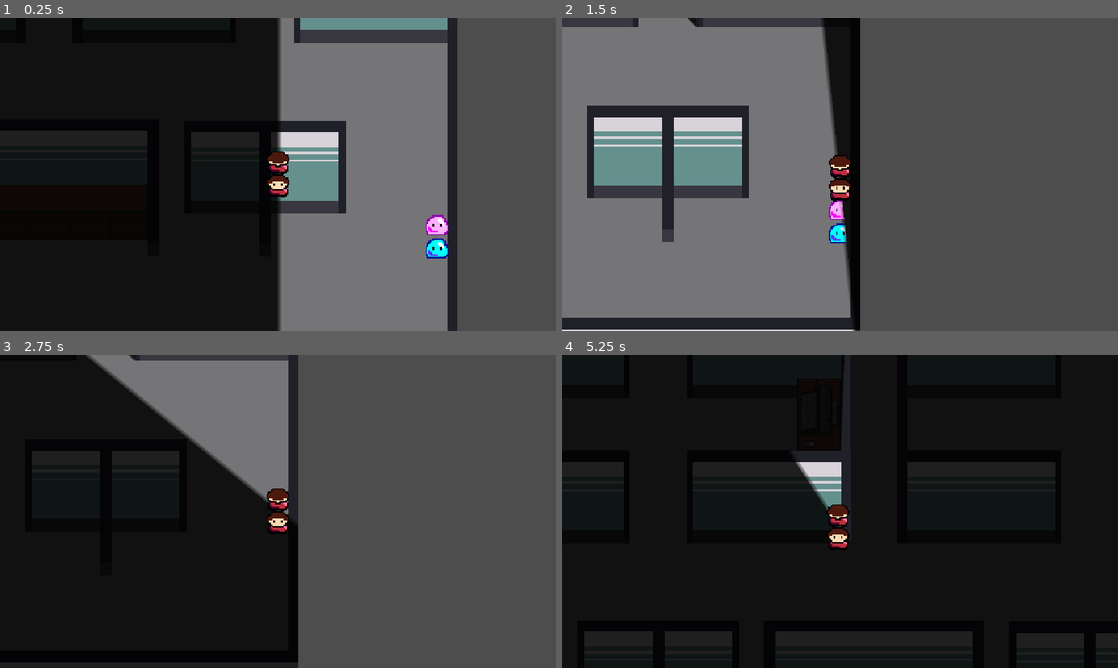
Above: before the commit, frames 1-4 (two rows, left to right).
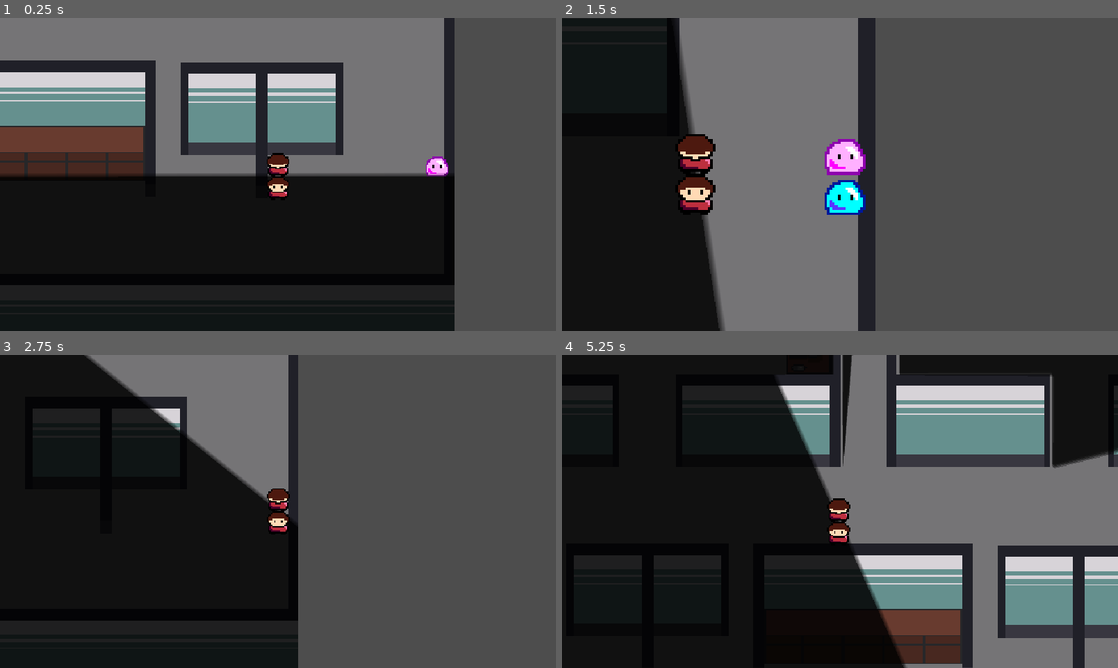
Above: after the commit, the same moments.

Repository: ygda-org/brackeys-26.2
Game: Godot game, scene res://main/main.tscn
Same seed, same stepped clock (60 frames per second), same inputs: the game is played once before the commit and once after it. Sound files missing from this copy of the repository are replaced by a short silence.
Inputs (mouse positions are in pixels of both pictures, inside the frame that each line leads up to):
- Up to frame 1 (0.25 s): no input
- Up to frame 2 (1.5 s): move the mouse to (962, 158) at 0.52 s; hold D (right) 0.53-1.28 s; click (962, 158) at 0.6 s; move the mouse to (728, 190) at 1.27 s; hold S (down) from 1.28 s (still down); click (728, 190) at 1.35 s
- Up to frame 3 (2.75 s): move the mouse to (333, 442) at 2.02 s; release S (down) at 2.03 s; hold D (right) from 2.03 s (still down); click (333, 442) at 2.1 s
- Up to frame 4 (5.25 s): move the mouse to (812, 574) at 2.77 s; release D (right) at 2.78 s; hold W (up) 2.78-3.53 s; click (812, 574) at 2.85 s; move the mouse to (1006, 558) at 3.52 s; hold A (left) 3.53-5.03 s; click (1006, 558) at 3.6 s; move the mouse to (673, 464) at 4.27 s; click (673, 464) at 4.35 s; move the mouse to (867, 511) at 5.02 s; hold S (down) from 5.03 s (still down); click (867, 511) at 5.1 s

The runs differ from the first frame. In frame 1, 45% of the frame differs, in the area x 0-83%, y 0-100%; in frame 2, 35%; in frame 3, 1.3%; in frame 4, 41%.

Commit message:
Level Collisions

Diff:
--- a/level.tscn
+++ b/level.tscn
@@ -6,6 +6,9 @@
 cull_mode = 2
 polygon = PackedVector2Array(17, -419, 164, -419, 164, -521, -164, -521, -164, -419, -17, -419, -17, -355, -166, -355,  …(347 unchanged characters)…
 
+[sub_resource type="RectangleShape2D" id="RectangleShape2D_4tfgf"]
+size = Vector2(153, 64)
+
 [sub_resource type="OccluderPolygon2D" id="OccluderPolygon2D_u52ul"]
 cull_mode = 2
 polygon = PackedVector2Array(-129, -211, -16, -211, -16, 53, -129, 53, -129, -11, -23, -11, -23, -47, -129, -47, -129, -111, -23, -111, -23, -147, -129, -147)
@@ -14,11 +17,53 @@
 cull_mode = 1
 polygon = PackedVector2Array(16, -211, 16, 53, 129, 53, 129, -11, 23, -11, 23, -47, 129, -47, 129, -111, 23, -111, 23, -147, 129, -147, 129, -211)
 
+[sub_resource type="RectangleShape2D" id="RectangleShape2D_vonw3"]
+size = Vector2(6, 165)
+
+[sub_resource type="RectangleShape2D" id="RectangleShape2D_fgc5p"]
+size = Vector2(4, 56)
+
 [sub_resource type="RectangleShape2D" id="RectangleShape2D_u52ul"]
-size = Vector2(20, 645)
-
-[sub_resource type="RectangleShape2D" id="RectangleShape2D_vonw3"]
-size = Vector2(11, 296.25)
+size = Vector2(7, 616)
+
+[sub_resource type="RectangleShape2D" id="RectangleShape2D_xkopx"]
+size = Vector2(328, 63)
+
+[sub_resource type="RectangleShape2D" id="RectangleShape2D_g3tss"]
+size = Vector2(550, 64)
+
+[sub_resource type="RectangleShape2D" id="RectangleShape2D_6fca4"]
+size = Vector2(36, 30)
+
+[sub_resource type="RectangleShape2D" id="RectangleShape2D_0fy01"]
+size = Vector2(28, 19)
+
+[sub_resource type="RectangleShape2D" id="RectangleShape2D_ud35u"]
+size = Vector2(108.994995, 67)
+
+[sub_resource type="RectangleShape2D" id="RectangleShape2D_5xq6g"]
+size = Vector2(106.005005, 64.005005)
+
+[sub_resource type="RectangleShape2D" id="RectangleShape2D_y6cx8"]
+size = Vector2(9, 264)
+
+[sub_resource type="RectangleShape2D" id="RectangleShape2D_eubwq"]
+size = Vector2(106, 64)
+
+[sub_resource type="RectangleShape2D" id="RectangleShape2D_xvnaw"]
+size = Vector2(30, 36)
+
+[sub_resource type="RectangleShape2D" id="RectangleShape2D_lyskc"]
+size = Vector2(8, 94)
+
+[sub_resource type="RectangleShape2D" id="RectangleShape2D_ef5sy"]
+size = Vector2(136, 83)
+
+[sub_resource type="RectangleShape2D" id="RectangleShape2D_dc3b2"]
+size = Vector2(112, 64)
+
+[sub_resource type="RectangleShape2D" id="RectangleShape2D_jj8p3"]
+size = Vector2(8, 30)
 
 [node name="Level" type="StaticBody2D" unique_id=614229357]
 z_index = -1
@@ -27,7 +72,16 @@
 occluder = SubResource("OccluderPolygon2D_vonw3")
 
 [node name="OfficeLayout" type="Sprite2D" parent="." unique_id=1667867848]
+position = Vector2(-2, 0)
 texture = ExtResource("1_u52ul")
+
+[node name="LeftRoomBoundary" type="CollisionShape2D" parent="OfficeLayout" unique_id=1641346168]
+position = Vector2(-93.5, -387)
+shape = SubResource("RectangleShape2D_4tfgf")
+
+[node name="RightRoomBoundary" type="CollisionShape2D" parent="OfficeLayout" unique_id=598416931]
+position = Vector2(93.5, -387)
+shape = SubResource("RectangleShape2D_4tfgf")
 
 [node name="CenterLeftOccluder" type="LightOccluder2D" parent="." unique_id=1345590477]
 occluder = SubResource("OccluderPolygon2D_u52ul")
@@ -35,18 +89,142 @@
 [node name="CenterRightOccluder" type="LightOccluder2D" parent="." unique_id=503856065]
 occluder = SubResource("OccluderPolygon2D_oi3di")
 
-[node name="CollisionShape2D" type="CollisionShape2D" parent="." unique_id=1845159507]
-position = Vector2(-285, -1.5)
+[node name="LeftBoundary1" type="CollisionShape2D" parent="." unique_id=1289879644]
+position = Vector2(-169, -501.5)
+shape = SubResource("RectangleShape2D_vonw3")
+
+[node name="LeftBoundary2" type="CollisionShape2D" parent="." unique_id=1218684969]
+position = Vector2(-170, -327)
+shape = SubResource("RectangleShape2D_fgc5p")
+
+[node name="LeftBoundary3" type="CollisionShape2D" parent="." unique_id=1845159507]
+position = Vector2(-280.5, 9)
 shape = SubResource("RectangleShape2D_u52ul")
 
-[node name="CollisionShape2D2" type="CollisionShape2D" parent="." unique_id=413801417]
-position = Vector2(285, -1)
+[node name="RightBoundary1" type="CollisionShape2D" parent="." unique_id=221067333]
+position = Vector2(165, -501.5)
+shape = SubResource("RectangleShape2D_vonw3")
+
+[node name="RightBoundary2" type="CollisionShape2D" parent="." unique_id=1871357975]
+position = Vector2(166, -327)
+shape = SubResource("RectangleShape2D_fgc5p")
+
+[node name="RightBoundary3" type="CollisionShape2D" parent="." unique_id=413801417]
+position = Vector2(276.5, 9)
 shape = SubResource("RectangleShape2D_u52ul")
 
-[node name="CollisionShape2D3" type="CollisionShape2D" parent="." unique_id=1289879644]
-position = Vector2(-172, -447)
-shape = SubResource("RectangleShape2D_vonw3")
-
-[node name="CollisionShape2D4" type="CollisionShape2D" parent="." unique_id=221067333]
-position = Vector2(175, -447)
-shape = SubResource("RectangleShape2D_vonw3")
+[node name="TopBoundary" type="CollisionShape2D" parent="." unique_id=1383741237]
+position = Vector2(-2, -552.5)
+shape = SubResource("RectangleShape2D_xkopx")
+
+[node name="BottomBoundary" type="CollisionShape2D" parent="." unique_id=1416887623]
+position = Vector2(-2, 285)
+shape = SubResource("RectangleShape2D_g3tss")
+
+[node name="Cabinet1" type="CollisionShape2D" parent="." unique_id=956192854]
+position = Vector2(-148, -506)
+shape = SubResource("RectangleShape2D_6fca4")
+
+[node name="Cabinet2" type="CollisionShape2D" parent="." unique_id=1954821031]
+position = Vector2(-116, -511.5)
+shape = SubResource("RectangleShape2D_0fy01")
+
+[node name="TopLeftCubicle" type="CollisionShape2D" parent="." unique_id=1707678484]
+position = Vector2(-222.375, -265.5)
+shape = SubResource("RectangleShape2D_ud35u")
+
+[node name="TopRightCubicle" type="CollisionShape2D" parent="." unique_id=1887867158]
+position = Vector2(218.5025, -265.5)
+shape = SubResource("RectangleShape2D_ud35u")
+
+[node name="LeftCubicle1" type="CollisionShape2D" parent="." unique_id=684334441]
+position = Vector2(-223.9975, -179.0025)
+shape = SubResource("RectangleShape2D_5xq6g")
+
+[node name="LeftCubicle2" type="CollisionShape2D" parent="." unique_id=437271762]
+position = Vector2(-223.9975, -79.0025)
+shape = SubResource("RectangleShape2D_5xq6g")
+
+[node name="LeftCubicle3" type="CollisionShape2D" parent="." unique_id=1790443921]
+position = Vector2(-223.9975, 20.997498)
+shape = SubResource("RectangleShape2D_5xq6g")
+
+[node name="RightCubicle1" type="CollisionShape2D" parent="." unique_id=649378544]
+position = Vector2(220.0025, -179.0025)
+shape = SubResource("RectangleShape2D_5xq6g")
+
+[node name="RightCubicle2" type="CollisionShape2D" parent="." unique_id=691177773]
+position = Vector2(220.0025, -79.0025)
+shape = SubResource("RectangleShape2D_5xq6g")
+
+[node name="RightCubicle3" type="CollisionShape2D" parent="." unique_id=1866705457]
+position = Vector2(220.0025, 20.997498)
+shape = SubResource("RectangleShape2D_5xq6g")
+
+[node name="CenterLeftCubicleWall" type="CollisionShape2D" parent="." unique_id=2144254513]
+position = Vector2(-20.5, -79)
+shape = SubResource("RectangleShape2D_y6cx8")
+
+[node name="CenterRightCubicleWall" type="CollisionShape2D" parent="." unique_id=578489079]
+position = Vector2(18.5, -79)
+shape = SubResource("RectangleShape2D_y6cx8")
+
+[node name="CenterLeftCubicle1" type="CollisionShape2D" parent="." unique_id=1862468094]
+position = Vector2(-78, -179)
+shape = SubResource("RectangleShape2D_eubwq")
+
+[node name="CenterLeftCubicle2" type="CollisionShape2D" parent="." unique_id=35982662]
+position = Vector2(-78, -79)
+shape = SubResource("RectangleShape2D_eubwq")
+
+[node name="CenterLeftCubicle3" type="CollisionShape2D" parent="." unique_id=2107331542]
+position = Vector2(-78, 21)
+shape = SubResource("RectangleShape2D_eubwq")
+
+[node name="CenterRightCubicle1" type="CollisionShape2D" parent="." unique_id=1490098305]
+position = Vector2(76, -179)
+shape = SubResource("RectangleShape2D_eubwq")
+
+[node name="CenterRightCubicle2" type="CollisionShape2D" parent="." unique_id=355364320]
+position = Vector2(76, -79)
+shape = SubResource("RectangleShape2D_eubwq")
+
+[node name="CenterRightCubicle3" type="CollisionShape2D" parent="." unique_id=345733644]
+position = Vector2(76, 21)
+shape = SubResource("RectangleShape2D_eubwq")
+
+[node name="Desk1" type="CollisionShape2D" parent="." unique_id=897523750]
+position = Vector2(-40, -129)
+shape = SubResource("RectangleShape2D_xvnaw")
+
+[node name="Desk2" type="CollisionShape2D" parent="." unique_id=376184801]
+position = Vector2(-40, -29)
+shape = SubResource("RectangleShape2D_xvnaw")
+
+[node name="SeatLeftWall" type="CollisionShape2D" parent="." unique_id=228590455]
+position = Vector2(-74, 153)
+shape = SubResource("RectangleShape2D_lyskc")
+
+[node name="SeatRightWall" type="CollisionShape2D" parent="." unique_id=1925730659]
+position = Vector2(70, 153)
+shape = SubResource("RectangleShape2D_lyskc")
+
+[node name="Seat" type="CollisionShape2D" parent="." unique_id=957395431]
+position = Vector2(-2, 147.5)
+shape = SubResource("RectangleShape2D_ef5sy")
+
+[node name="LeftThingWall" type="CollisionShape2D" parent="." unique_id=492420021]
+position = Vector2(-151, 138)
+shape = SubResource("RectangleShape2D_dc3b2")
+
+[node name="LeftThingThing" type="CollisionShape2D" parent="." unique_id=1724396236]
+position = Vector2(-151, 185)
+shape = SubResource("RectangleShape2D_jj8p3")
+
+[node name="RightThingWall" type="CollisionShape2D" parent="." unique_id=1455830052]
+position = Vector2(147, 139)
+shape = SubResource("RectangleShape2D_dc3b2")
+
+[node name="RightThingThing" type="CollisionShape2D" parent="." unique_id=1688206495]
+position = Vector2(147, 186)
+shape = SubResource("RectangleShape2D_jj8p3")
